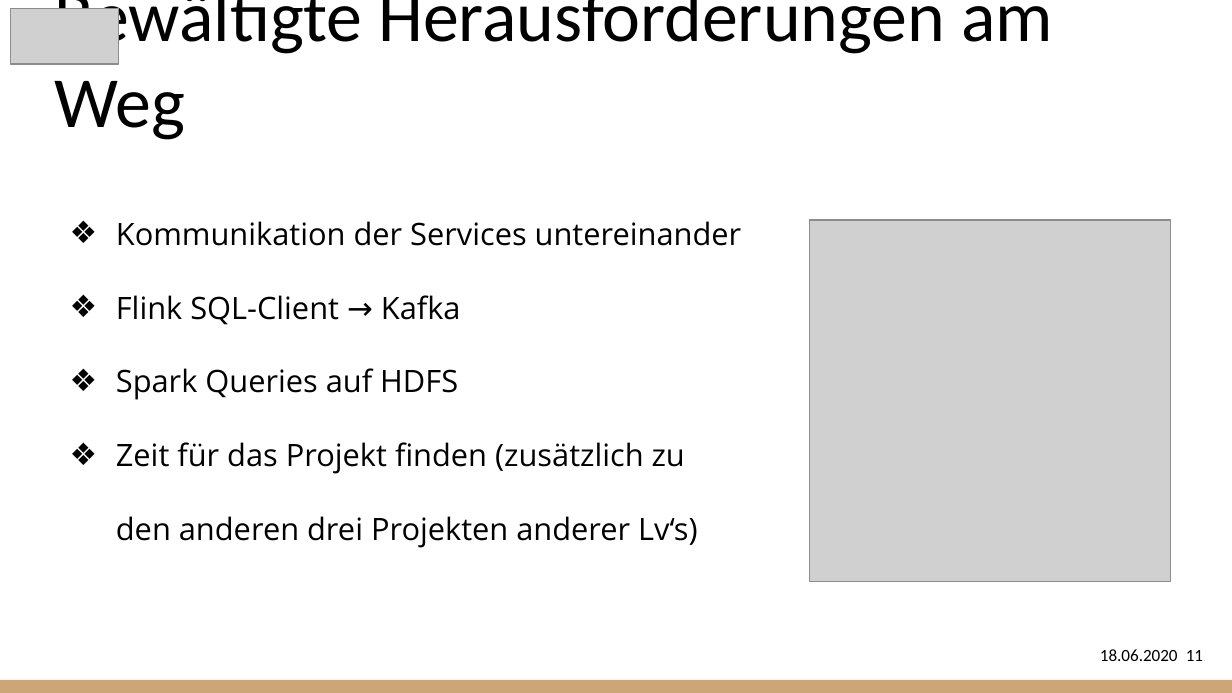
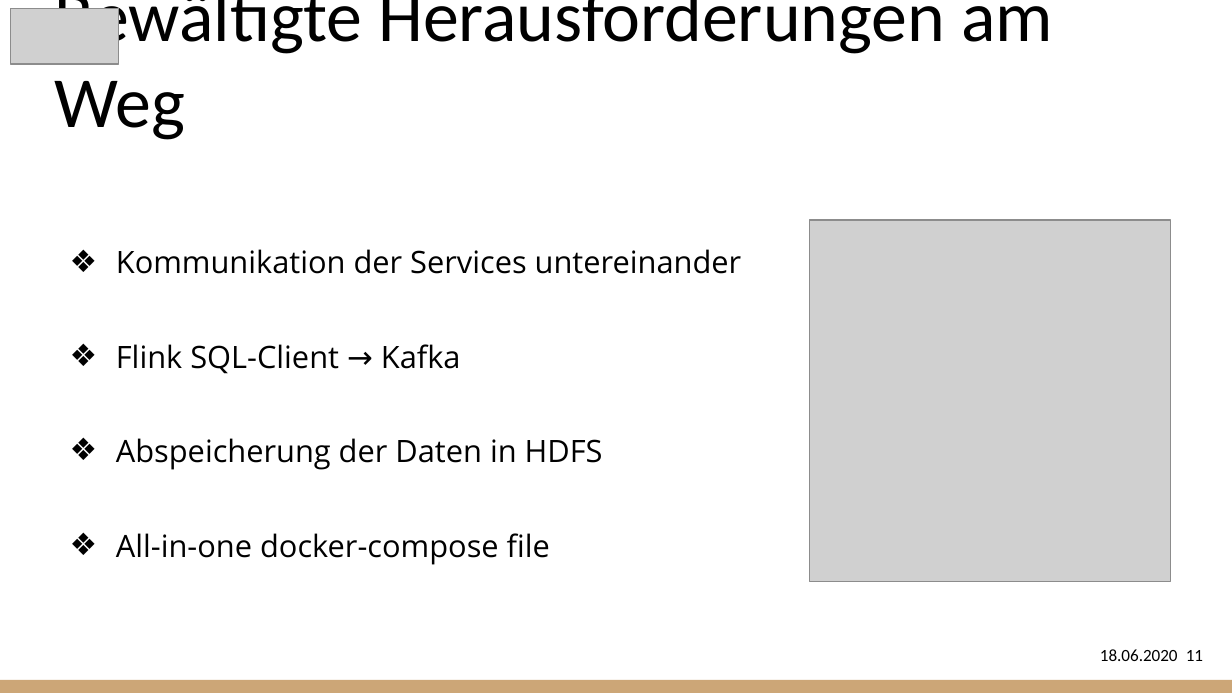
Before and after one commit to h1v3r/Athena, a slide deck: slide 11 of BDS(M)-Abschlusspraesentation.pptx. Drawn at 1232x693 pixels with LibreOffice and Linux fonts; fonts in the diff are those of the drawing; grey boxes stand for pictures. Boxes give left, top, right and bottom in pixels: in the first picture for what was removed or moved away, otherwise in the second. Text is boxed around its words. In the diff, an @@ line names an element or a change of style, - is before the commit and + after.

Commit message:
updated the lessons learned

```diff
--- a/BDS(M)-Abschlusspraesentation.pptx
+++ b/BDS(M)-Abschlusspraesentation.pptx
@@ text "Kommunikation der Services untereinander": place and size @@
-text "Kommunikation der Services untereinander" at [116,221,742,548]
+text "Kommunikation der Services untereinander" at [116,249,742,565]
@@ text at [116,249,742,374]: more space between paragraphs @@
@@ text at [116,438,603,565]: text changed @@
-❖ Spark Queries auf HDFS
-❖ Zeit für das Projekt finden (zusätzlich zu
-  den anderen drei Projekten anderer Lv‘s)
+❖ Abspeicherung der Daten in HDFS
+❖ All-in-one docker-compose file
```
